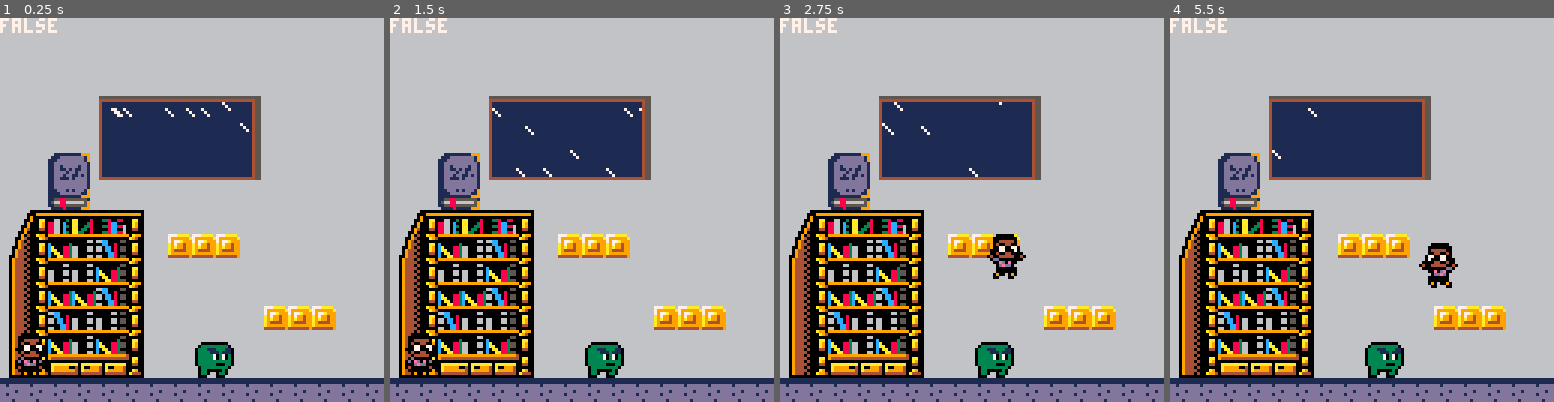
Above: before the commit, frames 1-4 (left to right).
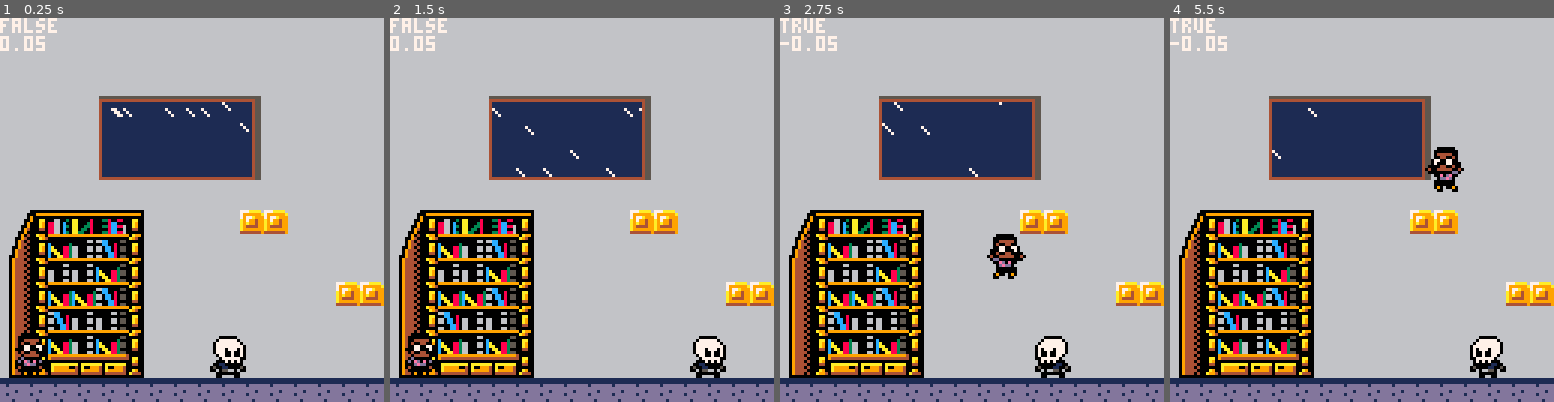
Above: after the commit, the same moments.

Repository: cwrightlibrary/pico-8
Game: PICO-8 cartridge library_game/carts/library-game.p8
The game is run twice, just before and just after one commit, with the same random seed, the same clock (stepped at 60 frames per second) and the same inputs.
Inputs:
- Up to frame 1 (0.25 s): no input
- Up to frame 2 (1.5 s): tap X (X key) at 0.33, 1.07 s; tap O (Z key) at 0.7 s
- Up to frame 3 (2.75 s): hold Right 1.6-2.1 s; tap O (Z key) at 1.7, 2.1, 2.5 s; tap X (X key) at 1.85 s; hold Right from 2.47 s (still down)
- Up to frame 4 (5.5 s): tap O (Z key) every 0.4 s from 2.9 to 5.3 s; tap X (X key) at 2.97, 4.08, 5.2 s; release Right at 3.03 s; hold Left 3.08-3.58 s; hold Right 4.02-4.68 s; hold Left from 5.08 s (still down)

The runs differ from the first frame. In frame 1, 6.7% of the frame differs, in the area x 0-100%, y 4-94%; in frame 2, 7.2%; in frame 3, 7.0%; in frame 4, 8.9%, in the area x 0-100%, y 0-94%.

Commit message:
Add files via upload

Diff:
--- a/library_game/carts/library-game.p8
+++ b/library_game/carts/library-game.p8
@@ -15,7 +15,6 @@
   max_dx=0,
   max_dy=4,
   anim=0,
-  hold_anim=0,
   running=false,
   sliding=false,
   landed=false,
@@ -25,7 +24,7 @@
   boost=3.7
  }
  bouncer={
-  sp=150,
+  sp=154,
   flp=false,
   x=8,
   y=13,
@@ -33,11 +32,12 @@
   h=16,
   dx=0,
   dy=0,
-  max_dx=0,
+  max_dx=.05,
   max_dy=4,
   anim=0,
-  hold_anim=0,
-  waiting=false,
+  hold=0,
+  switch=false,
+  is_waiting=false,
   falling=false,
   landed=true,
   boost=3
@@ -57,38 +57,56 @@
  rain_init()
 end
 
-function bouncer_update()
- bouncer.dy+=gravity
- bouncer.dx*=friction
-
- if bouncer.dy>0 then
-  bouncer.fallling=true
-  bouncer.landed=false
-  bouncer.dy=0
-  bouncer.dy=limit_speed(bouncer.dy,bouncer.max_dy)
-  if map_collision(bouncer,'down',0)
-  or map_collision(bouncer,'down',1) then
-   bouncer.landed=true
-   bouncer.falling=false
-   bouncer.dy=0
-   bouncer.y-=((bouncer.y+bouncer.h+1)%8)-1
-  end
- end
- if bouncer.dx<0 then
+function bouncer_test()
+ if not bouncer.switch then
+  if bouncer.hold<100 then
+   bouncer.hold+=1
+  else
+   bouncer.hold=0
+   bouncer.is_waiting=true
+  end
+ else
+  if bouncer.hold<100 then
+   bouncer.hold+=1
+  else
+   bouncer.hold=0
+   bouncer.is_waiting=false
+  end
+ end
+ if bouncer.is_waiting then
+  bouncer.flp=true
+  bouncer.dx-=.005
+  bouncer.switch=not bouncer.switch
+ else
+  bouncer.flp=false
+  bouncer.dx+=.005
+  bouncer.switch=not bouncer.switch
+ end
+ if bouncer.dx>0
+ or bouncer.dx<0 then
   bouncer.dx=limit_speed(bouncer.dx,bouncer.max_dx)
-  if map_collision(bouncer,'left',0) then
-   bouncer.dx=0
-  end
- elseif bouncer.dx>0 then
-  bouncer.dx=limit_speed(bouncer.dx,bouncer.max_dx)
-  if map_collision(bouncer,'right',0) then
-   bouncer.dx=0
-  end
- end
+ end
+ bouncer.x+=bouncer.dx
 end
 
 function bouncer_animate()
-
+ --fix the animation
+ if time()-bouncer.anim>.1
+ and abs(bouncer.dx)>.02 then
+  local switch=false
+  bouncer.anim=time()
+  if bouncer.sp==154 then
+   switch=not switch
+  end
+  if bouncer.sp==158 then
+   switch=not switch
+  end
+  if switch then
+   bouncer.sp+=2
+  else
+   bouncer.sp-=2
+  end
+ end
 end
 
 function bouncer_draw()
@@ -99,7 +117,8 @@
  p_update()
  p_animate()
  rain_update()
- bouncer_update()
+ bouncer_test()
+ bouncer_animate()
 end
 
 function _draw()
@@ -109,7 +128,8 @@
  map(0,0)
  bouncer_draw()
  p_draw()
- print(bouncer.waiting)
+ print(bouncer.is_waiting)
+ print(bouncer.dx)
 end
 -->8
 --player
@@ -445,14 +465,14 @@
 0000000000000000000000000000000080808080808080808080808080808080000000000000000000000000000000000000000000000000000000000000000000000000000000000000000000000000000000000000000000000000000000000000000000000000000000000000000000000000000000000000000000000000
 0000000000000000000000000000000080808080818283838383848080808080000000000000000000000000000000000000000000000000000000000000000000000000000000000000000000000000000000000000000000000000000000000000000000000000000000000000000000000000000000000000000000000000
 0000000000000000000000000000000080808080919293939393948080808080000000000000000000000000000000000000000000000000000000000000000000000000000000000000000000000000000000000000000000000000000000000000000000000000000000000000000000000000000000000000000000000000
-0000474800000000000000000000000080808080a1a2a3a3a3a3a48080808080000000000000000000000000000000000000000000000000000000000000000000000000000000000000000000000000000000000000000000000000000000000000000000000000000000000000000000000000000000000000000000000000
-0000575800000000000000000000000080808080b1b2b3b3b3b3b48080808080000000000000000000000000000000000000000000000000000000000000000000000000000000000000000000000000000000000000000000000000000000000000000000000000000000000000000000000000000000000000000000000000
-0000676800000000000000000000000080808080808080808080808080808080000000000000000000000000000000000000000000000000000000000000000000000000000000000000000000000000000000000000000000000000000000000000000000000000000000000000000000000000000000000000000000000000
-4041424344450000000000000000000080808080808080808080808080808080000000000000000000000000000000000000000000000000000000000000000000000000000000000000000000000000000000000000000000000000000000000000000000000000000000000000000000000000000000000000000000000000
-5051545352550056565600000000000080808080808080808080808080808080000000000000000000000000000000000000000000000000000000000000000000000000000000000000000000000000000000000000000000000000000000000000000000000000000000000000000000000000000000000000000000000000
+0000000000000000000000000000000080808080a1a2a3a3a3a3a48080808080000000000000000000000000000000000000000000000000000000000000000000000000000000000000000000000000000000000000000000000000000000000000000000000000000000000000000000000000000000000000000000000000
+0000000000000000000000000000000080808080b1b2b3b3b3b3b48080808080000000000000000000000000000000000000000000000000000000000000000000000000000000000000000000000000000000000000000000000000000000000000000000000000000000000000000000000000000000000000000000000000
+0000000046464646464600000000000080808080808080808080808080808080000000000000000000000000000000000000000000000000000000000000000000000000000000000000000000000000000000000000000000000000000000000000000000000000000000000000000000000000000000000000000000000000
+4041424344450000000056560000000080808080808080808080808080808080000000000000000000000000000000000000000000000000000000000000000000000000000000000000000000000000000000000000000000000000000000000000000000000000000000000000000000000000000000000000000000000000
+5051545352550000000000000000000080808080808080808080808080808080000000000000000000000000000000000000000000000000000000000000000000000000000000000000000000000000000000000000000000000000000000000000000000000000000000000000000000000000000000000000000000000000
 6051535354550000000000000000000080808080808080808080808080808080000000000000000000000000000000000000000000000000000000000000000000000000000000000000000000000000000000000000000000000000000000000000000000000000000000000000000000000000000000000000000000000000
-6051545452550000000000000000000080808080808080808080808080808080000000000000000000000000000000000000000000000000000000000000000000000000000000000000000000000000000000000000000000000000000000000000000000000000000000000000000000000000000000000000000000000000
-6051525353550000000000565656000080808080808080808080808080808080000000000000000000000000000000000000000000000000000000000000000000000000000000000000000000000000000000000000000000000000000000000000000000000000000000000000000000000000000000000000000000000000
+6051545452550000000000000000565680808080808080808080808080808080000000000000000000000000000000000000000000000000000000000000000000000000000000000000000000000000000000000000000000000000000000000000000000000000000000000000000000000000000000000000000000000000
+6051525353550000000000000000000080808080808080808080808080808080000000000000000000000000000000000000000000000000000000000000000000000000000000000000000000000000000000000000000000000000000000000000000000000000000000000000000000000000000000000000000000000000
 6051545354550000000000000000000080808080808080808080808080808080000000000000000000000000000000000000000000000000000000000000000000000000000000000000000000000000000000000000000000000000000000000000000000000000000000000000000000000000000000000000000000000000
 7061626364650000000000000000000080808080808080808080808080808080000000000000000000000000000000000000000000000000000000000000000000000000000000000000000000000000000000000000000000000000000000000000000000000000000000000000000000000000000000000000000000000000
 6666666666666666666666666666666680808080808080808080808080808080000000000000000000000000000000000000000000000000000000000000000000000000000000000000000000000000000000000000000000000000000000000000000000000000000000000000000000000000000000000000000000000000
Not shown, changed: 28 lines of the sprite sheet (__gfx__) section of library_game/carts/library-game.p8
